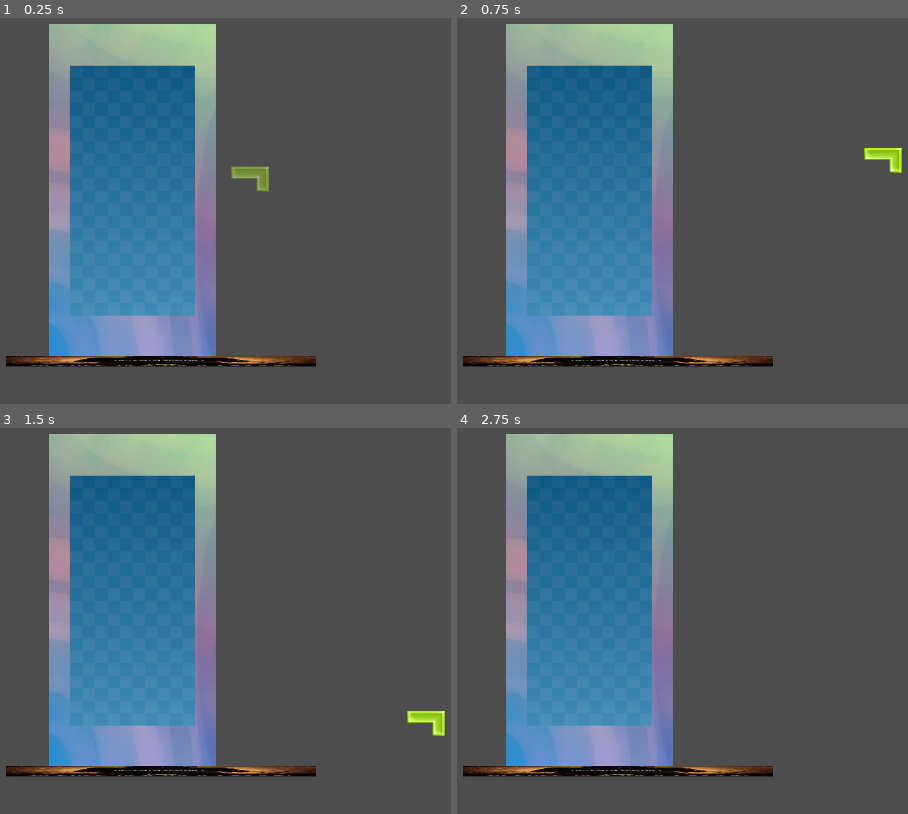
Above: before the commit, frames 1-4 (two rows, left to right).
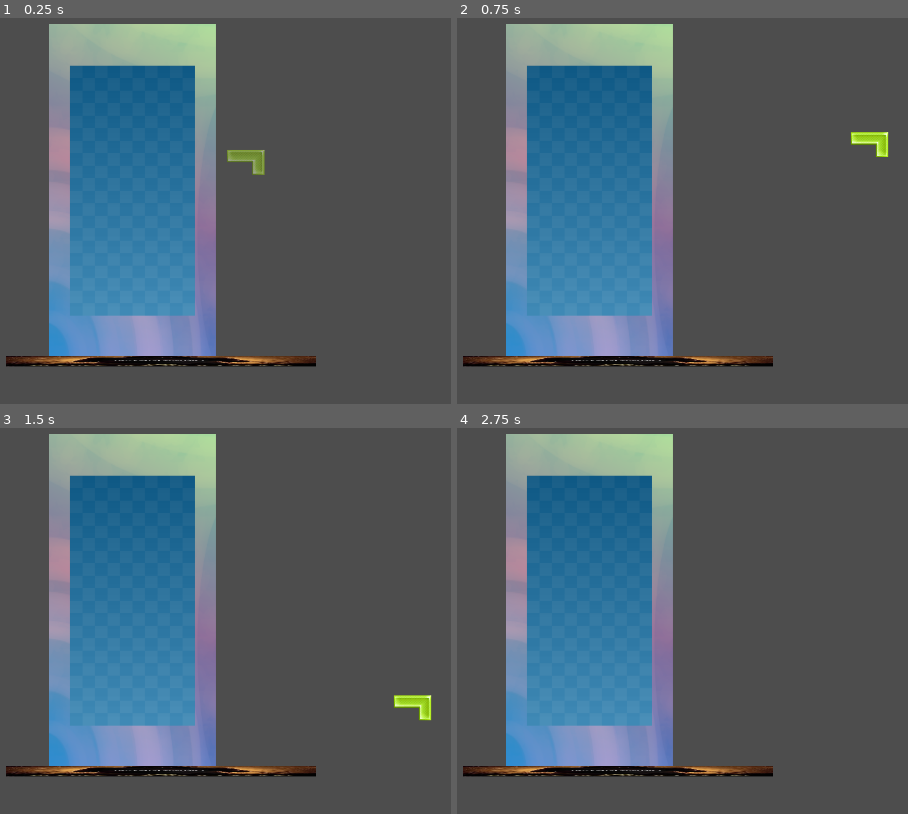
Above: after the commit, the same moments.

Repository: The-First-Pancake/gmtk-game-jam-2024
Game: Godot game, scene res://Levels/GeorgeTest.tscn
Same seed, same stepped clock (60 frames per second), same inputs: the game is played once before the commit and once after it. This scene is started directly instead of the project's main scene.
Inputs (mouse positions are in pixels of both pictures, inside the frame that each line leads up to):
- Up to frame 1 (0.25 s): no input
- Up to frame 2 (0.75 s): tap Enter at 0.5 s; move the mouse to (880, 156) at 0.52 s; hold Right (move_right) from 0.53 s (still down); click (880, 156) at 0.6 s
- Up to frame 3 (1.5 s): keep holding Right (move_right); tap Space (jump) at 0.77 s; move the mouse to (90, 613) at 1.27 s; click (90, 613) at 1.35 s
- Up to frame 4 (2.75 s): tap Space (jump) at 1.52 s; move the mouse to (786, 489) at 2.02 s; release Right (move_right) at 2.03 s; hold Left (move_left) from 2.03 s (still down); right-click (786, 489) at 2.1 s; click (786, 489) at 2.3 s

The runs differ from the first frame. In frame 1, 0.6% of the frame differs, in the area x 50-60%, y 34-46%; in frame 2, 0.6%, in the area x 87-99%, y 29-41%; in frame 3, 0.6%; in frame 4, nothing differs.

Commit message:
Add collision detection and grid snapping

Diff:
--- a/Scripts/Placeable.gd
+++ b/Scripts/Placeable.gd
@@ -1,23 +1,20 @@
 extends CharacterBody2D
 
 enum PlaceState {PLACING, FALLING, PLACED}
+@export var grid_size : float = 50
 var state : int = PlaceState.PLACING
-var collider : CollisionPolygon2D = null
 
 func _ready() -> void:
 	enter_placing()
-	collider = get_node_or_null("CollisionPolygon2D")
-
 
 func _physics_process(delta: float) -> void:
 	if (state == PlaceState.PLACING):
 		var mouse_pos : Vector2 = get_global_mouse_position()
-		position = mouse_pos
-		var collision : KinematicCollision2D = move_and_collide(Vector2.ZERO, true);
+		position = Vector2(int(mouse_pos.x / grid_size) * grid_size, int(mouse_pos.y / grid_size) * grid_size)
 		if (Input.is_action_just_pressed("rotate_block")):
 			rotation += deg_to_rad(90)
 			return
-		if (Input.is_action_just_pressed("drop_block")):
+		if (!check_for_collisions() and Input.is_action_just_pressed("drop_block")):
 			enter_falling()
 	elif (state == PlaceState.FALLING):
 		# Add the gravity.
@@ -39,3 +36,15 @@
 
 func enter_placed() -> void:
 	state = PlaceState.PLACED
+
+func check_for_collisions() -> bool:
+	var collision : KinematicCollision2D = move_and_collide(Vector2.ZERO, true, 0);
+	if (collision):
+		modulate.g = 0.5
+		modulate.r = 2 # Redden unplaceable blocks
+		modulate.b = 0.5
+	else:
+		modulate.g = 1
+		modulate.r = 1
+		modulate.b = 1
+	return is_instance_valid(collision)
